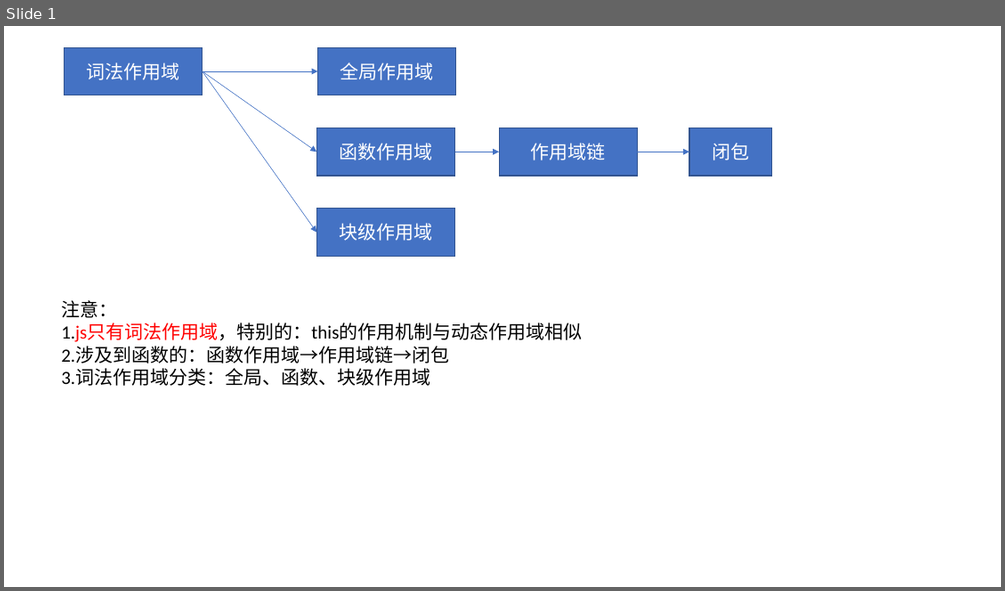
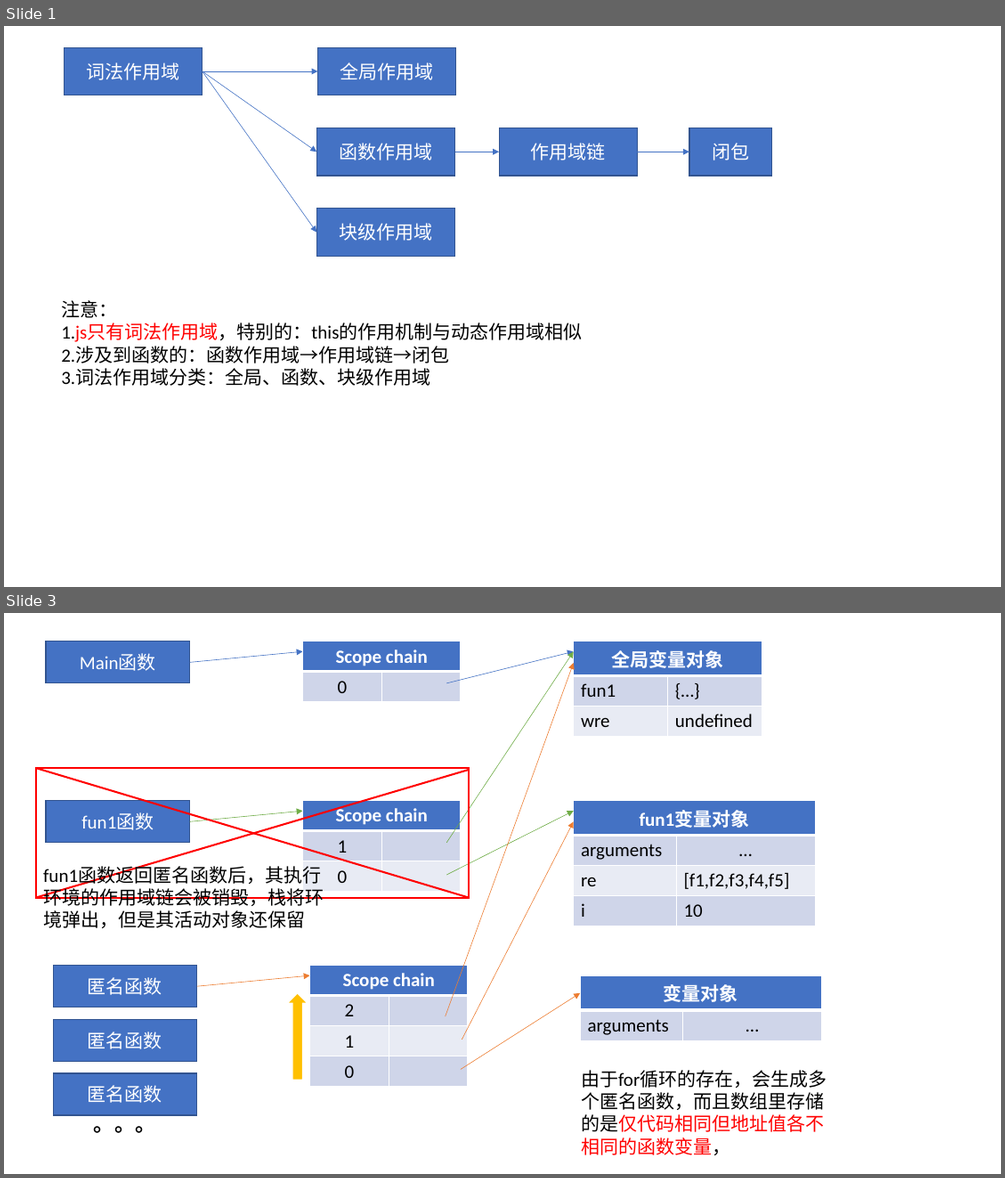
Before and after one commit to Shapeofme/Js_Learing-liaoxuefeng, a slide deck: 资料/js图解.pptx. Shown one above the other, each under a label of ours: slide 1 before the commit, slides 1 and 3 after it; the slides between them are not shown. The pictures are 1005x591 and 1005x1178 pixels, drawn with LibreOffice and Linux fonts; fonts in the diff are those of the drawing. Boxes give left, top, right and bottom in pixels: in the first picture for what was removed or moved away, otherwise in the second. Text is boxed around its words. In the diff, an @@ line names an element or a change of style, - is before the commit and + after.

```diff
--- a/资料/js图解.pptx
+++ b/资料/js图解.pptx
@@ slide 3 added at box(4, 613, 1001, 1174), background #FFFFFF @@
@@ rectangle added at box(46, 641, 189, 683), fill #4472C4, outline #325491 1 pt, 18 pt, text #FFFFFF @@
+Main函数
@@ arrow added from (189, 662) to (302, 652), #4472C4 0.5 pt @@
@@ table added at box(302, 641, 461, 993), 2 rows, 2 columns @@
+Scope chain | 
+0 | 
@@ arrow added from (445, 1016) to (574, 663), #ED7D31 0.5 pt @@
@@ arrow added from (446, 683) to (574, 652), #4472C4 0.5 pt @@
@@ arrow added from (446, 843) to (574, 652), #70AD47 0.5 pt @@
@@ table added at box(574, 641, 762, 732), 3 rows, 2 columns @@
+全局变量对象 | 
+fun1 | {…}
+wre | undefined
@@ rectangle added at box(36, 768, 469, 897), outline #FF0000 1.75 pt @@
@@ line added from (36, 768) to (469, 897), #FF0000 1.75 pt @@
@@ line added from (469, 770) to (36, 897), #FF0000 1.75 pt @@
@@ rectangle added at box(46, 801, 189, 843), fill #4472C4, outline #325491 1 pt, 18 pt, text #FFFFFF @@
+fun1函数
@@ arrow added from (189, 821) to (302, 811), #70AD47 0.5 pt @@
@@ table added at box(302, 801, 461, 892), 3 rows, 2 columns @@
+Scope chain | 
+1 | 
+0 | 
@@ arrow added from (446, 875) to (574, 811), #70AD47 0.5 pt @@
@@ arrow added from (461, 1039) to (574, 821), #ED7D31 0.5 pt @@
@@ table added at box(574, 801, 816, 922), 4 rows, 2 columns @@
+fun1变量对象 | 
+arguments | …
+re | [f1,f2,f3,f4,f5]
+i | 10
@@ text added at box(43, 867, 324, 928), 18 pt, text #000000 @@
+fun1函数返回匿名函数后，其执行环境的作用域链会被销毁，栈将环境弹出，但是其活动对象还保留
@@ rectangle added at box(53, 965, 197, 1007), fill #4472C4, outline #325491 1 pt, 18 pt, text #FFFFFF @@
+匿名函数
@@ arrow added from (197, 986) to (310, 976), #ED7D31 0.5 pt @@
@@ table added at box(310, 965, 469, 1086), 4 rows, 2 columns @@
+Scope chain | 
+2 | 
+1 | 
+0 | 
@@ table added at box(580, 976, 821, 1038), 2 rows, 2 columns @@
+变量对象 | 
+arguments | …
@@ down arrow added at box(287, 993, 307, 1079), fill #FFC000, outline #FFFFFF 1 pt @@
@@ arrow added from (461, 1070) to (580, 993), #ED7D31 0.5 pt @@
@@ rectangle added at box(53, 1019, 197, 1061), fill #4472C4, outline #325491 1 pt, 18 pt, text #FFFFFF @@
+匿名函数
@@ rectangle added at box(53, 1074, 197, 1116), fill #4472C4, outline #325491 1 pt, 18 pt, text #FFFFFF @@
+匿名函数
@@ text added at box(581, 1070, 826, 1155), 18 pt, text #000000 @@
+由于for循环的存在，会生成多个匿名函数，而且数组里存储的是仅代码相同但地址值各不相同的函数变量，
@@ text added at box(94, 1111, 156, 1133), 20 pt, text #000000, bold @@
+。。。
```
Also in this commit, not shown: 5 other slides added, 44 other files.
